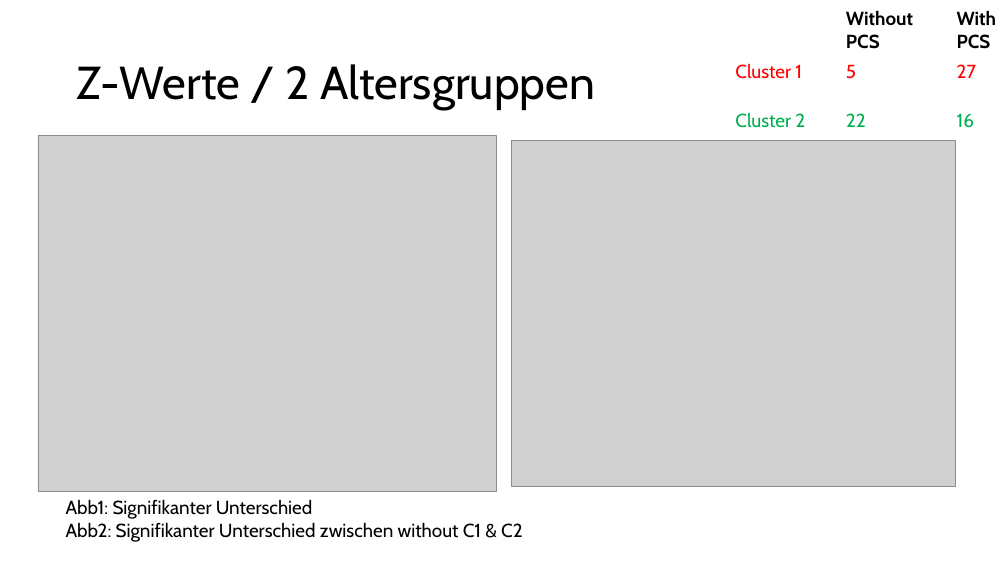
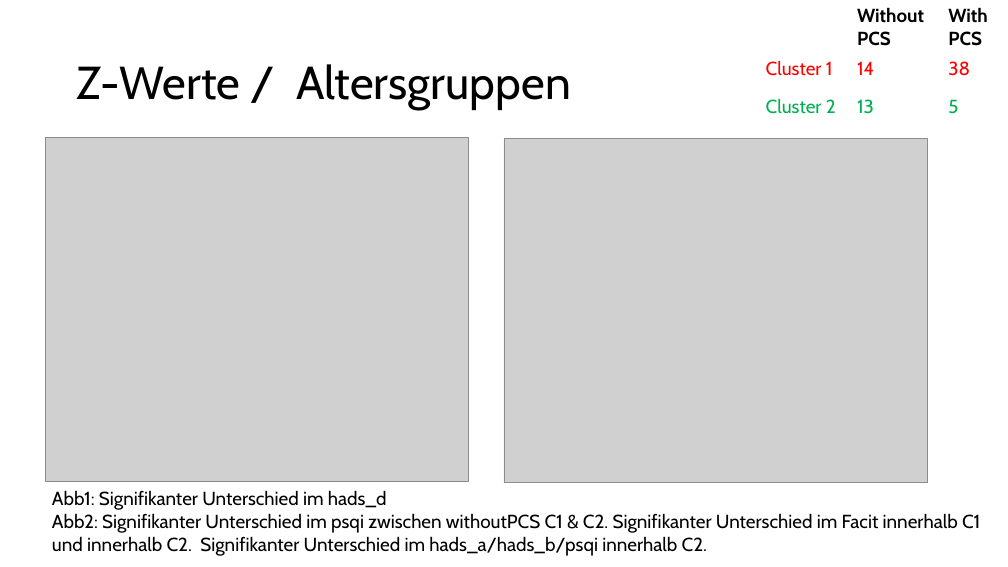
Before and after one commit to JankaMarlene/masters_thesis, a slide deck: slide 11 of presentations/Clustering.pptx (slide 21 before the commit). Drawn at 1008x567 pixels with LibreOffice and Linux fonts; fonts in the diff are those of the drawing; grey boxes stand for pictures. Boxes give left, top, right and bottom in pixels: in the first picture for what was removed or moved away, otherwise in the second. Text is boxed around its words. In the diff, an @@ line names an element or a change of style, - is before the commit and + after.

```diff
--- a/presentations/Clustering.pptx
+++ b/presentations/Clustering.pptx
@@ table at (758, 0, 1008, 131) @@
-row 2, column 2: 5
+row 2, column 2: 14
-row 2, column 3: 27
+row 2, column 3: 38
-row 3, column 2: 22
+row 3, column 2: 13
-row 3, column 3: 16
+row 3, column 3: 5
@@ table: place and size @@
-table at (728, 4, 1008, 155)
+table at (758, 0, 1008, 131)
@@ title at (77, 64, 571, 110): text changed @@
-Z-Werte / 2 Altersgruppen
+Z-Werte / Altersgruppen
@@ picture: place and size @@
-picture at (38, 135, 496, 492)
+picture at (45, 138, 469, 482)
@@ picture: place and size @@
-picture at (512, 141, 955, 487)
+picture at (504, 138, 928, 482)
@@ text added at (52, 490, 980, 556), 18 pt, text #000000 @@
+Abb1: Signifikanter Unterschied im hads_d
+Abb2: Signifikanter Unterschied im psqi zwischen withoutPCS C1 & C2. Signifikanter Unterschied im Facit innerhalb C1 und innerhalb C2. Signifikanter Unterschied im hads_a/hads_b/psqi innerhalb C2.
@@ text removed at (66, 499, 523, 542) @@
-Abb1: Signifikanter Unterschied
-Abb2: Signifikanter Unterschied zwischen without C1 & C2
```
Also in this commit, not shown: 6 other slides changed, 9 slides removed.
